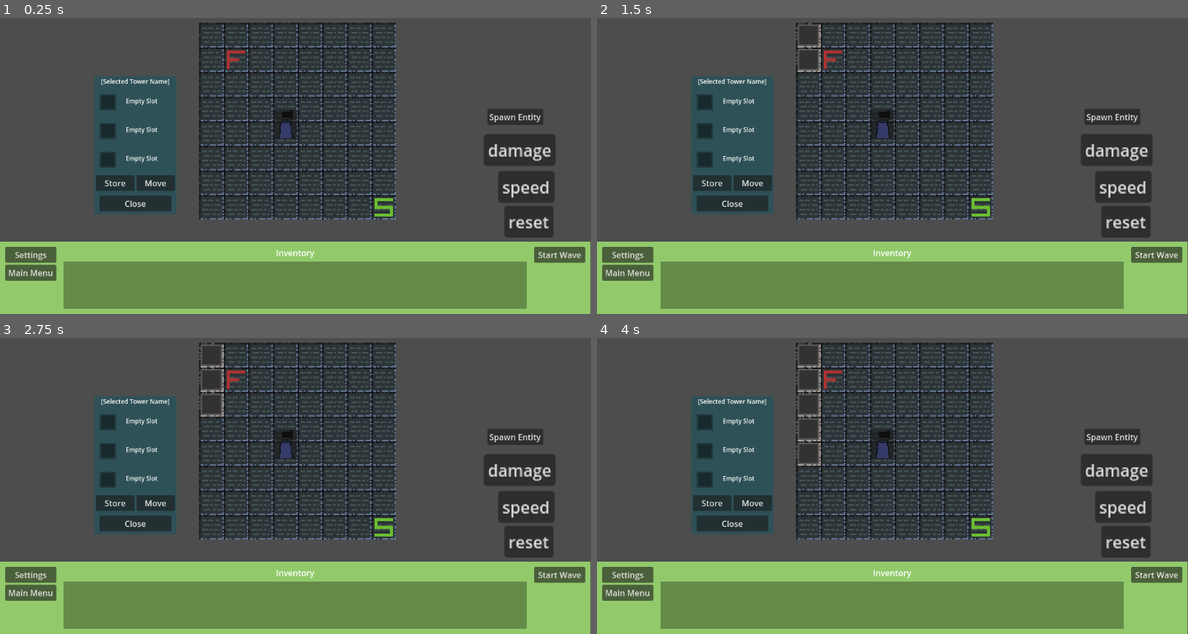
Above: before the commit, frames 1-4 (two rows, left to right).
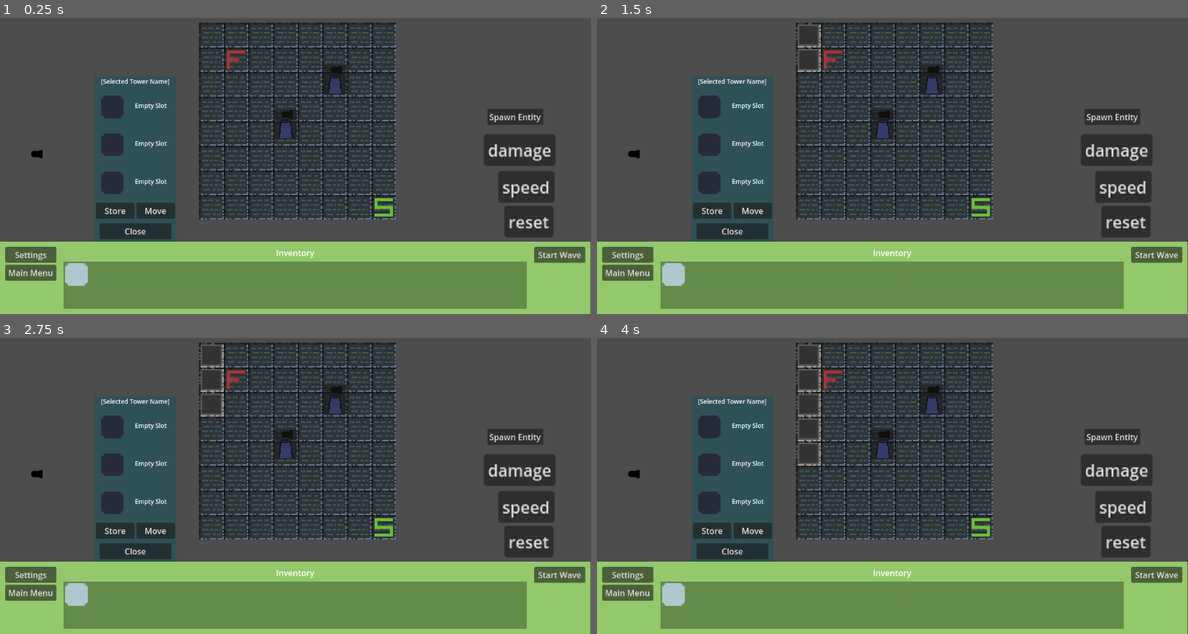
Above: after the commit, the same moments.

Repository: Shmupo/BrackeysGJ-TdGame
Game: Godot game, scene res://Scenes/TestScene.tscn
The game is run twice, just before and just after one commit, with the same random seed, the same clock (stepped at 60 frames per second) and the same inputs.
Inputs (mouse positions are in pixels of both pictures, inside the frame that each line leads up to):
- Up to frame 1 (0.25 s): no input
- Up to frame 2 (1.5 s): click (809, 35) at 0.52 s; click (809, 59) at 1.27 s
- Up to frame 3 (2.75 s): click (212, 403) at 2.02 s
- Up to frame 4 (4 s): click (809, 429) at 2.77 s; click (809, 453) at 3.52 s

The runs differ from the first frame. In frame 1, 3.7% of the frame differs, in the area x 5-59%, y 16-91%; in frame 2, 3.7%; in frame 3, 3.7%; in frame 4, 3.7%.

Commit message:
Add ModItems, Mod Slots

Diff:
--- /dev/null
+++ b/Assets/Resources/lightBoxRounded.tres
@@ -0,0 +1,7 @@
+[gd_resource type="AtlasTexture" load_steps=2 format=3 uid="uid://eeir17aat1a5"]
+
+[ext_resource type="Texture2D" uid="uid://dhayxn5a8f0ox" path="res://Assets/16x16TileHighlightBoxSheet.png" id="1_d3b17"]
+
+[resource]
+atlas = ExtResource("1_d3b17")
+region = Rect2(16, 0, 16, 16)
--- /dev/null
+++ b/Assets/Resources/shadowBoxRounded.tres
@@ -0,0 +1,7 @@
+[gd_resource type="AtlasTexture" load_steps=2 format=3 uid="uid://b0qyj2indrb0y"]
+
+[ext_resource type="Texture2D" uid="uid://dhayxn5a8f0ox" path="res://Assets/16x16TileHighlightBoxSheet.png" id="1_deatu"]
+
+[resource]
+atlas = ExtResource("1_deatu")
+region = Rect2(0, 0, 16, 16)
--- /dev/null
+++ b/Scenes/Components/ModItem/TestModItem.tscn
@@ -0,0 +1,36 @@
+[gd_scene load_steps=9 format=3 uid="uid://dk1dmpis207ce"]
+
+[ext_resource type="Script" path="res://Scripts/ModItem/ModItem.gd" id="1_qglq7"]
+[ext_resource type="Texture2D" uid="uid://bfh13yodu0ibs" path="res://Assets/Resources/TestTower1Turret.tres" id="2_uh37h"]
+[ext_resource type="Script" path="res://Scripts/ModItem/DragComponent.gd" id="3_minek"]
+
+[sub_resource type="StyleBoxEmpty" id="StyleBoxEmpty_0ddnc"]
+
+[sub_resource type="StyleBoxEmpty" id="StyleBoxEmpty_crm4q"]
+
+[sub_resource type="StyleBoxEmpty" id="StyleBoxEmpty_hveww"]
+
+[sub_resource type="StyleBoxEmpty" id="StyleBoxEmpty_rq31a"]
+
+[sub_resource type="StyleBoxEmpty" id="StyleBoxEmpty_5rad5"]
+
+[node name="TestModItem" type="Node2D"]
+scale = Vector2(2, 2)
+script = ExtResource("1_qglq7")
+
+[node name="ItemSprite2D" type="Sprite2D" parent="."]
+texture = ExtResource("2_uh37h")
+
+[node name="DragButton" type="Button" parent="."]
+offset_left = -8.0
+offset_top = -8.0
+offset_right = 8.0
+offset_bottom = 8.0
+theme_override_styles/focus = SubResource("StyleBoxEmpty_0ddnc")
+theme_override_styles/hover_pressed = SubResource("StyleBoxEmpty_crm4q")
+theme_override_styles/hover = SubResource("StyleBoxEmpty_hveww")
+theme_override_styles/pressed = SubResource("StyleBoxEmpty_rq31a")
+theme_override_styles/normal = SubResource("StyleBoxEmpty_5rad5")
+
+[node name="DragComponent" type="Node2D" parent="."]
+script = ExtResource("3_minek")
--- a/Scenes/Components/ModsInventoryMenu.tscn
+++ b/Scenes/Components/ModsInventoryMenu.tscn
@@ -1,4 +1,7 @@
-[gd_scene format=3 uid="uid://dyd4rvrn12tp"]
+[gd_scene load_steps=3 format=3 uid="uid://dyd4rvrn12tp"]
+
+[ext_resource type="Texture2D" uid="uid://eeir17aat1a5" path="res://Assets/Resources/lightBoxRounded.tres" id="2_1gw81"]
+[ext_resource type="Script" path="res://Scripts/ModMenus/ModSlot.gd" id="3_3tsw1"]
 
 [node name="ModsInventoryMenu" type="MarginContainer"]
 offset_top = 507.0
@@ -54,7 +57,22 @@
 color = Color(0, 0, 0, 0.313726)
 
 [node name="ModsGridContainer" type="GridContainer" parent="MarginContainer/ModsInventoryMenu/MidVBoxContainer/MarginContainer"]
+clip_contents = true
+layout_direction = 2
 layout_mode = 2
+theme_override_constants/h_separation = 5
+theme_override_constants/v_separation = 5
+columns = 16
+
+[node name="ModSlot" type="TextureRect" parent="MarginContainer/ModsInventoryMenu/MidVBoxContainer/MarginContainer/ModsGridContainer"]
+custom_minimum_size = Vector2(50, 50)
+layout_mode = 2
+texture = ExtResource("2_1gw81")
+stretch_mode = 5
+script = ExtResource("3_3tsw1")
+
+[node name="ModSlotCenter" type="Node2D" parent="MarginContainer/ModsInventoryMenu/MidVBoxContainer/MarginContainer/ModsGridContainer/ModSlot"]
+position = Vector2(25, 25)
 
 [node name="RightVBoxContainer" type="VBoxContainer" parent="MarginContainer/ModsInventoryMenu"]
 custom_minimum_size = Vector2(100, 0)
--- a/Scenes/Components/Tower/TowerMenu.tscn
+++ b/Scenes/Components/Tower/TowerMenu.tscn
@@ -1,6 +1,9 @@
-[gd_scene load_steps=2 format=3 uid="uid://s08lq8bnqkx0"]
+[gd_scene load_steps=5 format=3 uid="uid://s08lq8bnqkx0"]
 
-[ext_resource type="Script" path="res://Scripts/Tower/ModMenu/TowerMenu.gd" id="1_efdv1"]
+[ext_resource type="Script" path="res://Scripts/ModMenus/TowerMenu.gd" id="1_efdv1"]
+[ext_resource type="Script" path="res://Scripts/ModMenus/ModSlotRow.gd" id="2_2k6m1"]
+[ext_resource type="Texture2D" uid="uid://b0qyj2indrb0y" path="res://Assets/Resources/shadowBoxRounded.tres" id="2_x84v2"]
+[ext_resource type="Script" path="res://Scripts/ModMenus/ModSlot.gd" id="3_twtpq"]
 
 [node name="TowerModMenu" type="Node2D"]
 script = ExtResource("1_efdv1")
@@ -39,6 +42,7 @@
 [node name="ModSlotRow" type="HBoxContainer" parent="MarginContainer/VBoxContainer"]
 custom_minimum_size = Vector2(0, 50)
 layout_mode = 2
+script = ExtResource("2_2k6m1")
 
 [node name="SlotMarginContainer" type="MarginContainer" parent="MarginContainer/VBoxContainer/ModSlotRow"]
 layout_mode = 2
@@ -47,25 +51,15 @@
 theme_override_constants/margin_right = 10
 theme_override_constants/margin_bottom = 10
 
-[node name="SlotBackground" type="ColorRect" parent="MarginContainer/VBoxContainer/ModSlotRow/SlotMarginContainer"]
-custom_minimum_size = Vector2(26, 26)
+[node name="ModSlot" type="TextureRect" parent="MarginContainer/VBoxContainer/ModSlotRow/SlotMarginContainer"]
+custom_minimum_size = Vector2(50, 50)
 layout_mode = 2
-size_flags_horizontal = 4
-size_flags_vertical = 4
-mouse_filter = 2
-color = Color(0, 0, 0, 0.27451)
+texture = ExtResource("2_x84v2")
+stretch_mode = 5
+script = ExtResource("3_twtpq")
 
-[node name="SnapPoint1" type="Node2D" parent="MarginContainer/VBoxContainer/ModSlotRow/SlotMarginContainer/SlotBackground"]
-unique_name_in_owner = true
-position = Vector2(13, 13)
-
-[node name="SlotBackground2" type="ColorRect" parent="MarginContainer/VBoxContainer/ModSlotRow/SlotMarginContainer"]
-custom_minimum_size = Vector2(32, 32)
-layout_mode = 2
-size_flags_horizontal = 4
-size_flags_vertical = 4
-mouse_filter = 2
-color = Color(0, 0, 0, 0.27451)
+[node name="ModSlotCenter" type="Node2D" parent="MarginContainer/VBoxContainer/ModSlotRow/SlotMarginContainer/ModSlot"]
+position = Vector2(25, 25)
 
 [node name="ModNameMarginContainer" type="MarginContainer" parent="MarginContainer/VBoxContainer/ModSlotRow"]
 clip_contents = true
@@ -88,6 +82,7 @@
 [node name="ModSlotRow2" type="HBoxContainer" parent="MarginContainer/VBoxContainer"]
 custom_minimum_size = Vector2(0, 50)
 layout_mode = 2
+script = ExtResource("2_2k6m1")
 
 [node name="SlotMarginContainer" type="MarginContainer" parent="MarginContainer/VBoxContainer/ModSlotRow2"]
 layout_mode = 2
@@ -96,25 +91,15 @@
 theme_override_constants/margin_right = 10
 theme_override_constants/margin_bottom = 10
 
-[node name="SlotBackground" type="ColorRect" parent="MarginContainer/VBoxContainer/ModSlotRow2/SlotMarginContainer"]
-custom_minimum_size = Vector2(26, 26)
+[node name="ModSlot" type="TextureRect" parent="MarginContainer/VBoxContainer/ModSlotRow2/SlotMarginContainer"]
+custom_minimum_size = Vector2(50, 50)
 layout_mode = 2
-size_flags_horizontal = 4
-size_flags_vertical = 4
-mouse_filter = 2
-color = Color(0, 0, 0, 0.27451)
+texture = ExtResource("2_x84v2")
+stretch_mode = 5
+script = ExtResource("3_twtpq")
 
-[node name="SnapPoint2" type="Node2D" parent="MarginContainer/VBoxContainer/ModSlotRow2/SlotMarginContainer/SlotBackground"]
-unique_name_in_owner = true
-position = Vector2(13, 13)
-
-[node name="SlotBackground2" type="ColorRect" parent="MarginContainer/VBoxContainer/ModSlotRow2/SlotMarginContainer"]
-custom_minimum_size = Vector2(32, 32)
-layout_mode = 2
-size_flags_horizontal = 4
-size_flags_vertical = 4
-mouse_filter = 2
-color = Color(0, 0, 0, 0.27451)
+[node name="ModSlotCenter" type="Node2D" parent="MarginContainer/VBoxContainer/ModSlotRow2/SlotMarginContainer/ModSlot"]
+position = Vector2(25, 25)
 
 [node name="ModNameMarginContainer" type="MarginContainer" parent="MarginContainer/VBoxContainer/ModSlotRow2"]
 clip_contents = true
@@ -137,6 +122,7 @@
 [node name="ModSlotRow3" type="HBoxContainer" parent="MarginContainer/VBoxContainer"]
 custom_minimum_size = Vector2(0, 50)
 layout_mode = 2
+script = ExtResource("2_2k6m1")
 
 [node name="SlotMarginContainer" type="MarginContainer" parent="MarginContainer/VBoxContainer/ModSlotRow3"]
 layout_mode = 2
@@ -145,25 +131,15 @@
 theme_override_constants/margin_right = 10
 theme_override_constants/margin_bottom = 10
 
-[node name="SlotBackground" type="ColorRect" parent="MarginContainer/VBoxContainer/ModSlotRow3/SlotMarginContainer"]
-custom_minimum_size = Vector2(26, 26)
+[node name="ModSlot" type="TextureRect" parent="MarginContainer/VBoxContainer/ModSlotRow3/SlotMarginContainer"]
+custom_minimum_size = Vector2(50, 50)
 layout_mode = 2
-size_flags_horizontal = 4
-size_flags_vertical = 4
-mouse_filter = 2
-color = Color(0, 0, 0, 0.27451)
+texture = ExtResource("2_x84v2")
+stretch_mode = 5
+script = ExtResource("3_twtpq")
 
-[node name="SnapPoint3" type="Node2D" parent="MarginContainer/VBoxContainer/ModSlotRow3/SlotMarginContainer/SlotBackground"]
-unique_name_in_owner = true
-position = Vector2(13, 13)
-
-[node name="SlotBackground2" type="ColorRect" parent="MarginContainer/VBoxContainer/ModSlotRow3/SlotMarginContainer"]
-custom_minimum_size = Vector2(32, 32)
-layout_mode = 2
-size_flags_horizontal = 4
-size_flags_vertical = 4
-mouse_filter = 2
-color = Color(0, 0, 0, 0.27451)
+[node name="ModSlotCenter" type="Node2D" parent="MarginContainer/VBoxContainer/ModSlotRow3/SlotMarginContainer/ModSlot"]
+position = Vector2(25, 25)
 
 [node name="ModNameMarginContainer" type="MarginContainer" parent="MarginContainer/VBoxContainer/ModSlotRow3"]
 clip_contents = true
--- a/Scenes/TestScene.tscn
+++ b/Scenes/TestScene.tscn
@@ -6,6 +6,7 @@
 [ext_resource type="PackedScene" uid="uid://dhauw1e87j6c7" path="res://Scenes/Components/Tower/TestTower1.tscn" id="4_iym6a"]
 [ext_resource type="PackedScene" uid="uid://s08lq8bnqkx0" path="res://Scenes/Components/Tower/TowerMenu.tscn" id="4_koogo"]
 [ext_resource type="PackedScene" uid="uid://dyd4rvrn12tp" path="res://Scenes/Components/ModsInventoryMenu.tscn" id="6_qdaid"]
+[ext_resource type="PackedScene" uid="uid://dk1dmpis207ce" path="res://Scenes/Components/ModItem/TestModItem.tscn" id="7_ydf57"]
 
 [sub_resource type="TileSetAtlasSource" id="TileSetAtlasSource_73egr"]
 texture = ExtResource("2_e1nrq")
@@ -73,12 +74,18 @@
 text = "damage"
 
 [node name="TowerMenu" parent="." instance=ExtResource("4_koogo")]
-top_level = true
 position = Vector2(265, 309)
 scale = Vector2(0.999999, 0.999999)
 
 [node name="ModsInventoryMenu" parent="." instance=ExtResource("6_qdaid")]
 
+[node name="TestModItem2" parent="ModsInventoryMenu" instance=ExtResource("7_ydf57")]
+position = Vector2(69, -171)
+
+[node name="TestTower2" parent="." instance=ExtResource("4_iym6a")]
+position = Vector2(653, 188)
+scale = Vector2(2, 2)
+
 [connection signal="pressed" from="TestTower1/ResetUpgradesButton" to="TestTower1" method="_on_reset_upgrades_button_pressed"]
 [connection signal="pressed" from="TestTower1/AddSpeed" to="TestTower1" method="_on_add_speed_pressed"]
 [connection signal="pressed" from="TestTower1/AddDamage" to="TestTower1" method="_on_add_damage_pressed"]
--- /dev/null
+++ b/Scripts/ModItem/DragComponent.gd
@@ -0,0 +1,43 @@
+extends Node2D
+
+@onready var modItem: ModItem = $".."
+@onready var dragButton: Button = $"../DragButton"
+
+var dragging: bool = false
+var offset: Vector2 = Vector2(0, 0)
+# how far you can drop this from a mod slot to snap it in
+var snapDistance: float = 50
+var modSlot: ModSlot = null
+
+
+func _ready() -> void:
+	dragButton.button_down.connect(onDrag)
+	dragButton.button_up.connect(onReleaseFromDrag)
+
+
+func onDrag() -> void:
+	dragging = true
+	offset = get_global_mouse_position() - modItem.global_position
+
+
+# try to snap to a modSlot if close enough
+func onReleaseFromDrag() -> void:
+	if modSlot:
+		modSlot.removeModItemFromSlot()
+	dragging = false
+	snapToSlotInRange()
+
+
+# is the user drops this items within snapDistance of a "ModSlot" group item, snap to it
+func snapToSlotInRange() -> void:
+	var modSlots: Array[Node] = get_tree().get_nodes_in_group("ModSlot")
+
+	for slot: ModSlot in modSlots:
+		if modItem.global_position.distance_to(slot.global_position) < snapDistance:
+			slot.placeModItemInSlot(modItem)
+			modSlot = slot
+
+
+func _process(delta: float) -> void:
+	if dragging:
+		modItem.global_position = get_global_mouse_position() - offset
--- /dev/null
+++ b/Scripts/ModItem/ModItem.gd
@@ -0,0 +1,4 @@
+class_name ModItem
+extends Node2D
+
+var itemName: String = "TEST"
--- /dev/null
+++ b/Scripts/ModMenus/ModSlot.gd
@@ -0,0 +1,42 @@
+class_name ModSlot
+extends TextureRect
+
+signal slotAdd(modItem: ModItem)
+signal slotRemove(modItem: ModItem)
+
+var modItem: ModItem = null
+# This is a node2D placed at the center of this button - it has no other script or function
+@onready var modSlotCenterNode: Node2D = $ModSlotCenter
+
+
+func _ready() -> void:
+	add_to_group("ModSlot")
+
+
+# use this to place and move a modItem into this slot
+func placeModItemInSlot(newModItem: ModItem) -> void:
+	if modItem == null:
+		modItem = newModItem
+		newModItem.global_position = modSlotCenterNode.global_position
+		slotAdd.emit(modItem)
+
+
+# adds item to a slot without any signaling
+# used by TowerMenu to load a ModItem without triggering the signal to add the mod to the tower again, causing a dupwication gwitch
+func placeModItemInSlotNoSignal(newModItem: ModItem) -> void:
+	if modItem == null:
+		modItem = newModItem
+		newModItem.global_position = modSlotCenterNode.global_position
+
+
+# clears slot, and if connected to TowerMenu, signals for mod removal from tower
+func removeModItemFromSlot() -> void:
+	if modItem != null:
+		slotRemove.emit(modItem)
+		modItem = null
+
+
+# used to clear this slot, but not remove the mod from the tower (if if used in TowerMenu)
+func removeModItemNoSignal() -> void:
+	if modItem != null:
+		modItem = null
--- /dev/null
+++ b/Scripts/ModMenus/ModSlotRow.gd
@@ -0,0 +1,23 @@
+class_name ModSlotRow
+extends Node
+
+## This is used in the TowermodMenu
+##
+## This displays the item name when a mod item goes into the modSlot
+
+@onready var modLabel: RichTextLabel = $ModNameMarginContainer/RichTextLabel
+@onready var modSlot: ModSlot = $SlotMarginContainer/ModSlot
+
+func _ready() -> void:
+	modSlot.slotAdd.connect(onSlotAdd)
+	modSlot.slotRemove.connect(onSlotRemove)
+
+func onSlotAdd(modItem: ModItem) -> void:
+	modLabel.text = modItem.name
+
+# wrapper to discard arg
+func onSlotRemove(_modItem: ModItem) -> void:
+	clearSlotName()
+
+func clearSlotName() -> void:
+	modLabel.text = "Empty Slot"
--- /dev/null
+++ b/Scripts/ModMenus/TowerMenu.gd
@@ -0,0 +1,112 @@
+class_name TowerMenu
+extends Node2D
+
+## The TowerModMenu displays a UI that the use can use to interact with the tower
+##
+## Using this UI, the user can:
+## Move the tower
+## Store the tower in their inventory
+## Place a mod into the mod slot of a tower
+##
+## This UI opens whenever a user clicks on a tower
+## In production, this will be hidden until the user selects a tower
+##
+## NOTE: only one instance of this menu is to exist at a time within a single scene
+## NOTE: this node needs to be placed AFTER the UserInteractableTileMapLayer or else it not catch mouse inputs
+
+@onready var towerNameLabel: RichTextLabel = %TowerNameRichTextLabel
+@onready var moveButton: Button = %MoveButton
+@onready var storeButton: Button = %StoreButton
+@onready var closeButton: Button = %CloseButton
+@onready var modSlots: Array[ModSlot] = [
+	$MarginContainer/VBoxContainer/ModSlotRow/SlotMarginContainer/ModSlot,
+	$MarginContainer/VBoxContainer/ModSlotRow2/SlotMarginContainer/ModSlot,
+	$MarginContainer/VBoxContainer/ModSlotRow3/SlotMarginContainer/ModSlot
+	]
+@onready var modSlotRow: Array[ModSlotRow] = [
+	$MarginContainer/VBoxContainer/ModSlotRow,
+	$MarginContainer/VBoxContainer/ModSlotRow2,
+	$MarginContainer/VBoxContainer/ModSlotRow3
+]
+
+var tower: Tower
+# TEMP - where to display this menu in reference to the tower
+var displayOffset: Vector2 = Vector2(-150, 0)
+
+
+func _ready() -> void:
+	add_to_group("TowerMenu")
+
+	closeButton.button_up.connect(closeMenu)
+
+	for slot: ModSlot in modSlots:
+		slot.slotAdd.connect(addTowerMod)
+		slot.slotRemove.connect(removeTowerMod)
+
+
+# when selecting a towerr
+func openMenu(newTower: Tower) -> void:
+	tower = newTower
+	setTowerNameLabel(tower.towerName) # set menu title on top
+	global_position = tower.global_position + displayOffset
+	loadTowerMods() # display the mods of the tower
+	show()
+
+
+# when deselecting a tower
+func closeMenu() -> void:
+	clearTowerModsDisplayed()
+	clear()
+	hide()
+
+
+func setTowerNameLabel(towerName: String) -> void:
+	towerNameLabel.text = "[center]" + towerName
+
+
+# for now, we will make the mods simply turn invisible when deselecting the tower
+# when the tower is deselected, clear the slots too
+func clearTowerModsDisplayed() -> void:
+	if tower != null:
+		for mod: ModItem in tower.getMods():
+			mod.hide()
+	for slot: ModSlot in modSlots:
+		slot.removeModItemNoSignal() # use this over removeModItem to prevent mod from also being removed from the tower
+
+
+# get mods of a tower and display them in the menu when the tower is selected
+func loadTowerMods() -> void:
+	if tower != null:
+		var towerMods: Array = tower.getMods()
+
+	# NOTE: bugs ill happen if there are more mods than mod slots, this currently helps prevent it from crashing if that happens
+	# Prevents bugs when there are more mod slots than tower mods
+		for x in range(modSlots.size()):
+			if x < towerMods.size():  # Ensure 'x' is within bounds of towerMods
+				modSlots[x].placeModItemInSlotNoSignal(towerMods[x])  # Prevents duplication bug
+				modSlotRow[x].onSlotAdd(towerMods[x]) # sets slot row name
+				towerMods[x].show()
+			else:
+				modSlotRow[x].clearSlotName()  # rest slots that are empty to show "Empty Slot"
+
+
+# when a mod is placed in a slot, add it to the tower
+func addTowerMod(modItem: ModItem) -> void:
+	if tower != null:
+		tower.addMod(modItem)
+
+func removeTowerMod(modItem: ModItem) -> void:
+	if tower != null:
+		tower.removeMod(modItem)
+
+# allows user to move the tower
+func onMovePressed() -> void:
+	pass
+
+# allows user to store the tower?
+func onStorePressed() -> void:
+	pass
+
+# remove the selected tower
+func clear() -> void:
+	tower = null
--- a/Scripts/Tower/ModMenu/TowerMenu.gd
+++ /dev/null
@@ -1,54 +0,0 @@
-class_name TowerMenu
-extends Node2D
-
-## The TowerModMenu displays a UI that the use can use to interact with the tower
-##
-## Using this UI, the user can:
-## Move the tower
-## Store the tower in their inventory
-## Place a mod into the mod slot of a tower
-##
-## This UI opens whenever a user clicks on a tower
-##
-## NOTE: only one instance of this menu is to exist at a time within a single scene
-## NOTE: this node needs to be placed AFTER the UserInteractableTileMapLayer or else it not catch mouse inputs
-
-@onready var towerNameLabel: RichTextLabel = %TowerNameRichTextLabel
-@onready var moveButton: Button = %MoveButton
-@onready var storeButton: Button = %StoreButton
-@onready var closeButton: Button = %CloseButton
-@onready var slotSnapPoints: Array = [%SnapPoint1, %SnapPoint2, %SnapPoint3]
-
-var tower: Tower
-# TEMP - where to display this menu in reference to the tower
-var displayOffset: Vector2 = Vector2(-150, 0)
-
-func _ready() -> void:
-	add_to_group("TowerMenu")
-
-	closeButton.button_up.connect(closeMenu)
-
-func openMenu(newTower: Tower) -> void:
-	tower = newTower
-	setTowerNameLabel(tower.towerName)
-	global_position = tower.global_position + displayOffset
-	show()
-
-func closeMenu() -> void:
-	clear()
-	hide()
-
-func setTowerNameLabel(towerName: String) -> void:
-	towerNameLabel.text = "[center]" + towerName
-
-func setTowerMods() -> void:
-	pass
-
-func onMovePressed() -> void:
-	pass
-
-func onStorePressed() -> void:
-	pass
-
-func clear() -> void:
-	tower = null
--- a/Scripts/Tower/ModsComponent.gd
+++ b/Scripts/Tower/ModsComponent.gd
@@ -10,3 +10,12 @@
 
 func getMods() -> Array:
 	return mods
+
+func addMod(modItem: ModItem) -> void:
+	if modItem not in mods: # prevent duplicates
+		mods.append(modItem)
+		#print(mods)
+
+func removeMod(modItem: ModItem) -> void:
+	mods.remove_at(mods.find(modItem))
+	#print(mods)
--- a/Scripts/Tower/Tower.gd
+++ b/Scripts/Tower/Tower.gd
@@ -19,7 +19,6 @@
 # fires after this amount of time has passed
 @export var fireDelaySeconds: float = 0.5
 var firing: bool = false
-
 
 var towerName: String = "TestTower1"
 
@@ -57,10 +56,17 @@
 	fire()
 
 
+func addMod(modItem: ModItem) -> void:
+	modsComponent.addMod(modItem)
 
-# TODO
+
+func removeMod(modItem: ModItem) -> void:
+	modsComponent.removeMod(modItem)
+
+
 func getMods() -> Array:
-	return []
+	return modsComponent.getMods()
+
 
 func _on_reset_upgrades_button_pressed():
 	upgrades = []
Not shown: 1 places in Scenes/TestScene.tscn that only renumber resources
